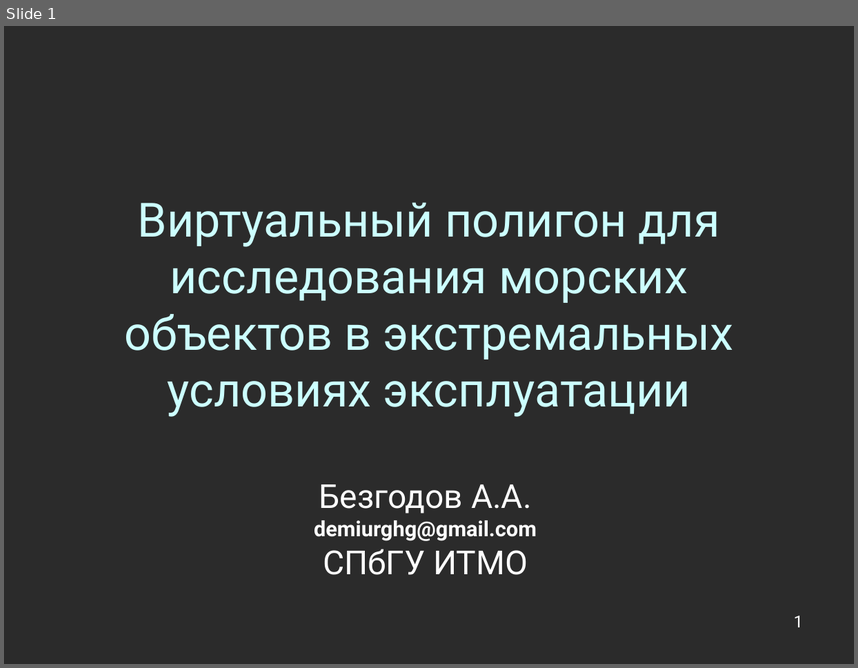
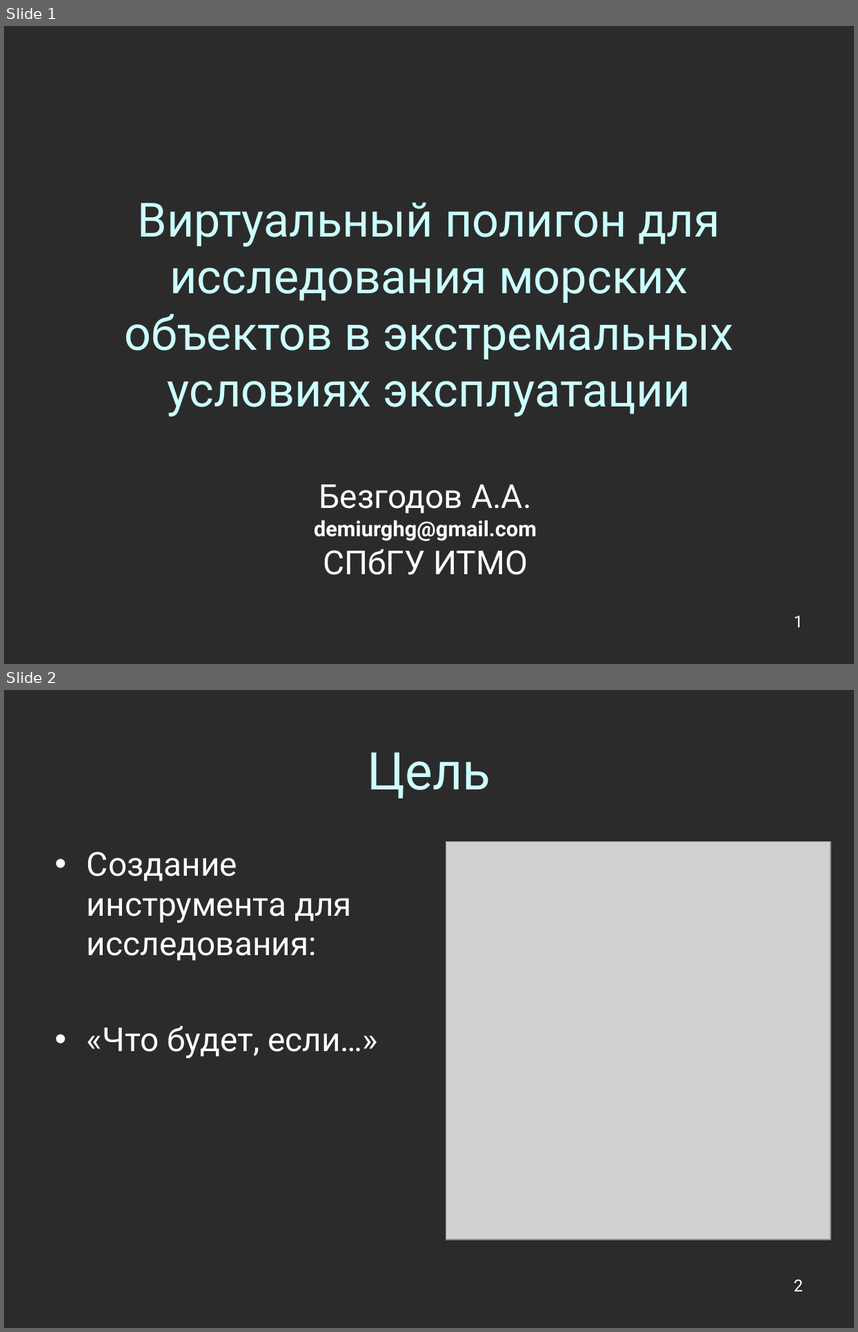
Before and after one commit to Jacobi20/nano-vis, a slide deck: docs/conf_2011_cyprus/conf_2011_cyprus.ppt. Shown one above the other, each under a label of ours: slide 1 before the commit, slides 1 and 2 after it. The pictures are 858x668 and 858x1332 pixels, drawn with LibreOffice and Linux fonts; fonts in the diff are those of the drawing; grey boxes stand for pictures; background and template pictures are left out; a plain dark background stands for a picture behind light text. Boxes give left, top, right and bottom in pixels: in the first picture for what was removed or moved away, otherwise in the second. Text is boxed around its words. In the diff, an @@ line names an element or a change of style, - is before the commit and + after.

```diff
--- a/docs/conf_2011_cyprus/conf_2011_cyprus.ppt
+++ b/docs/conf_2011_cyprus/conf_2011_cyprus.ppt
@@ slide 2 added at box(4, 690, 854, 1328), background picture (left out) @@
@@ title added at box(367, 752, 490, 798), 44 pt, text #CCFFFF @@
+Цель
@@ text added at box(87, 851, 378, 1058), 28 pt, text #FFFFFF @@
+• Создание инструмента для исследования:
+• «Что будет, если…»
@@ picture added at box(446, 841, 831, 1239) @@
@@ page number added at box(794, 1279, 803, 1291), 14 pt, text #FFFFFF @@
+2
```
Also in this commit, not shown: 11 slides changed, 7 other slides added, 1 slide removed, 5 other files.
